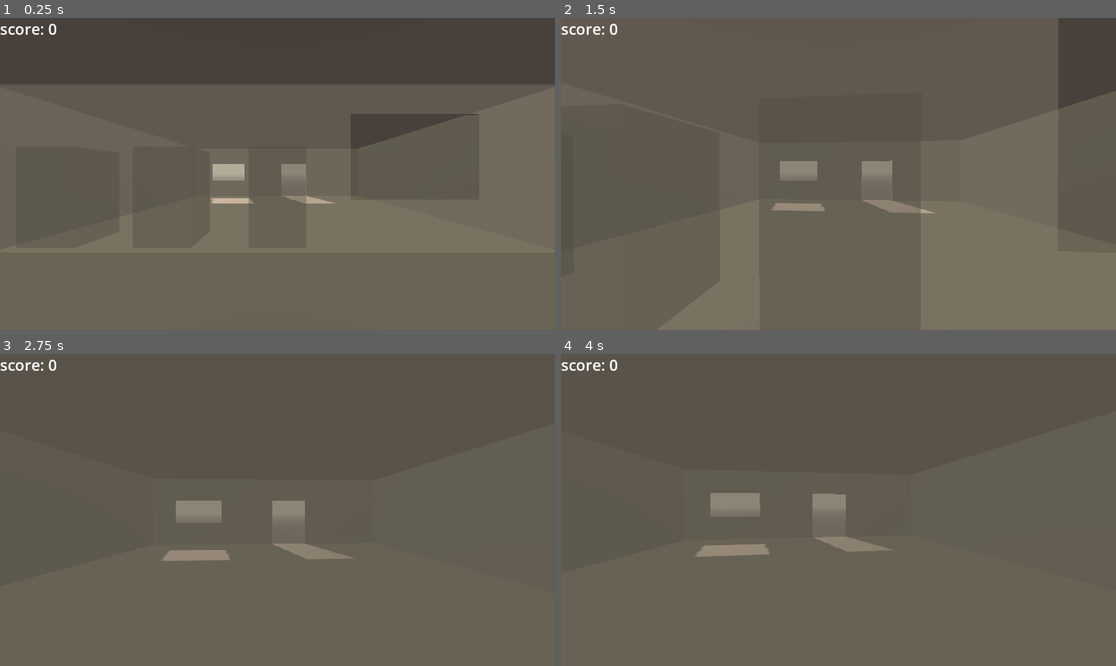
Above: before the commit, frames 1-4 (two rows, left to right).
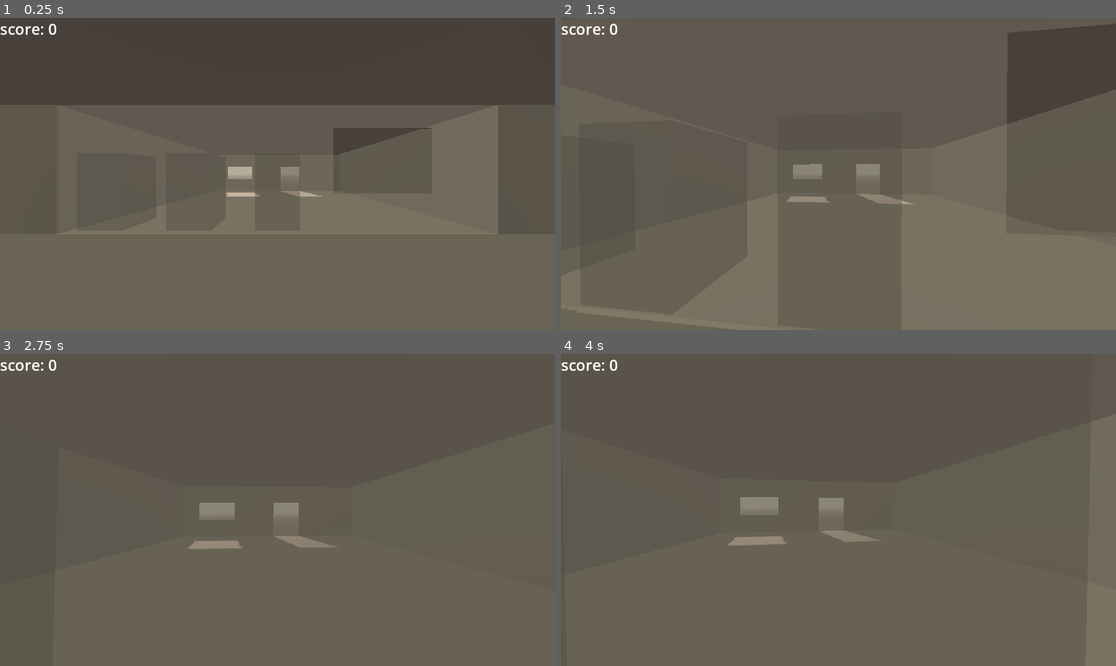
Above: after the commit, the same moments.

Repository: Sunday-Studio-Team/cafe
Game: Godot game, scene res://main.tscn
The game is run twice, just before and just after one commit, with the same random seed, the same clock (stepped at 60 frames per second) and the same inputs.
Inputs (mouse positions are in pixels of both pictures, inside the frame that each line leads up to):
- Up to frame 1 (0.25 s): no input
- Up to frame 2 (1.5 s): tap Enter at 0.5 s; move the mouse to (866, 174) at 0.52 s; hold W (move_forward) from 0.53 s (still down); tap E (interact, bound only after the commit) at 0.6, 1.35 s; move the mouse to (810, 174) at 1.27 s
- Up to frame 3 (2.75 s): keep holding W (move_forward); move the mouse to (288, 503) at 2.02 s; tap I at 2.1 s; tap E (interact, bound only after the commit) at 2.3 s
- Up to frame 4 (4 s): keep holding W (move_forward); tap Space at 2.75 s; move the mouse to (832, 516) at 2.77 s; tap E (interact, bound only after the commit) at 2.85, 3.6 s; tap Enter at 3.5 s; move the mouse to (877, 513) at 3.52 s

The runs differ from the first frame. In frame 1, 8.1% of the frame differs, in the area x 0-100%, y 21-70%; in frame 2, 4.2%; in frame 3, 1.6%; in frame 4, 1.8%.

Commit message:
create Interactable class, add UI showing hovered interactable
also some small refactoring, adjusting camera fov, etc

Diff:
--- a/godot/global.gd
+++ b/godot/global.gd
@@ -5,6 +5,7 @@
 @export_dir var drinks_folder_path: String
 
 var player: Player
+var hovered_interactable: Interactable
 var main_scene: Node3D
 var customer_entry_spot: Marker3D
 var customer_leaving_spot: Marker3D
--- /dev/null
+++ b/godot/interactable.gd
@@ -0,0 +1,39 @@
+class_name Interactable
+extends Area3D
+
+# interact functionality can either be defined by extending this script
+# and modifying _on_interact(), or by connecting this signal to a function
+# in another script
+signal interacted
+
+## the name that will show in UI for this interactable
+@export var display_name: String
+## enabled to make this interactable disable itself after interacting
+@export var one_time_only := false
+## how long this interactable should be disabled after interacting
+## (if not onetimeonly)
+@export var lockout_length: float = 1.0
+
+var enabled := true
+
+
+func _ready() -> void:
+	interacted.connect(_on_interact)
+
+
+func _physics_process(_delta: float) -> void:
+	if Global.hovered_interactable != self or not enabled:
+		return
+
+	if Input.is_action_just_pressed("interact"):
+		interacted.emit()
+
+
+# NOTE: all this lockout stuff is a bit untested tbh lol
+# (also probably a more elegant way to do things than this)
+func _on_interact() -> void:
+	Global.hovered_interactable = null
+	enabled = false
+	if not one_time_only:
+		await get_tree().create_timer(lockout_length, false).timeout
+		enabled = true
--- a/godot/machine.gd
+++ b/godot/machine.gd
@@ -7,8 +7,8 @@
 @export var customer_order_indicator: Label3D
 @export var final_order_indicator: Label3D
 @export var score_label: Label3D
-@export var accept_button: StaticBody3D
-@export var reject_button: StaticBody3D
+@export var accept_button: Interactable
+@export var reject_button: Interactable
 @export var waiting_approval_indicator: Label3D
 @export var making_drink_text: Label3D
 
@@ -36,6 +36,9 @@
 	score_label.hide()
 	customer_order_indicator.hide()
 	final_order_indicator.hide()
+
+	accept_button.interacted.connect(_on_accept_button_presssed)
+	reject_button.interacted.connect(_on_reject_button_pressed)
 
 
 func _physics_process(_delta: float) -> void:
@@ -92,9 +95,9 @@
 	waiting_for_response = true
 
 
-func _on_accept_button_input_event(camera: Node, event: InputEvent, event_position: Vector3, normal: Vector3, shape_idx: int) -> void:
+func _on_accept_button_presssed() -> void:
 	print("Accept was clicked")
-	if(!waiting_for_response or completed_order == null):
+	if (!waiting_for_response or completed_order == null):
 		return
 	final_order_indicator.text = "order approved! \n dispensing drink to customer"
 	score_drink()
@@ -108,9 +111,9 @@
 	print("order finished")
 
 
-func _on_reject_button_input_event(camera: Node, event: InputEvent, event_position: Vector3, normal: Vector3, shape_idx: int) -> void:
+func _on_reject_button_pressed() -> void:
 	print("Reject was clicked")
-	if(!waiting_for_response or timer.time_left > 0):
+	if (!waiting_for_response or timer.time_left > 0):
 		return
 	final_order_indicator.text = "order rejected! \n making a new drink"
 	timer.start()
--- a/godot/machine.tscn
+++ b/godot/machine.tscn
@@ -4,6 +4,7 @@
 [ext_resource type="Texture2D" uid="uid://c8wchhdcqcgxp" path="res://progress_bar/under.png" id="2_loq51"]
 [ext_resource type="Texture2D" uid="uid://de1p7ebvbes8h" path="res://progress_bar/over.png" id="3_ioi8x"]
 [ext_resource type="Texture2D" uid="uid://6n4q56tell6g" path="res://progress_bar/progress.png" id="4_llj37"]
+[ext_resource type="Script" uid="uid://cku66354bxktd" path="res://interactable.gd" id="5_ioi8x"]
 
 [sub_resource type="StandardMaterial3D" id="StandardMaterial3D_lp1hx"]
 transparency = 1
@@ -24,7 +25,7 @@
 size = Vector3(0.22, 0.15, 0.3)
 
 [sub_resource type="BoxShape3D" id="BoxShape3D_loq51"]
-size = Vector3(0.22, 0.15, 0.3)
+size = Vector3(0.5, 0.5, 0.25)
 
 [sub_resource type="StandardMaterial3D" id="StandardMaterial3D_ioi8x"]
 albedo_color = Color(1, 0.37254903, 0.35686275, 1)
@@ -95,10 +96,13 @@
 text = "+1"
 font_size = 64
 
-[node name="AcceptButton" type="StaticBody3D" parent="." unique_id=1768371020]
+[node name="AcceptButton" type="Area3D" parent="." unique_id=600817850]
 transform = Transform3D(1, 0, 0, 0, 1, 0, 0, 0, 1, 0.25, 0.774, 1.0090001)
 collision_layer = 2
 collision_mask = 0
+script = ExtResource("5_ioi8x")
+display_name = "[color=green]accept button"
+metadata/_custom_type_script = "uid://cku66354bxktd"
 
 [node name="MeshInstance3D" type="MeshInstance3D" parent="AcceptButton" unique_id=900902096]
 mesh = SubResource("BoxMesh_ioi8x")
@@ -106,10 +110,13 @@
 [node name="CollisionShape3D" type="CollisionShape3D" parent="AcceptButton" unique_id=1423337175]
 shape = SubResource("BoxShape3D_loq51")
 
-[node name="RejectButton" type="StaticBody3D" parent="." unique_id=1834573486]
+[node name="RejectButton" type="Area3D" parent="." unique_id=410108366]
 transform = Transform3D(1, 0, 0, 0, 1, 0, 0, 0, 1, -0.255, 0.774, 1.0090001)
 collision_layer = 2
 collision_mask = 0
+script = ExtResource("5_ioi8x")
+display_name = "[color=red]reject button"
+metadata/_custom_type_script = "uid://cku66354bxktd"
 
 [node name="MeshInstance3D" type="MeshInstance3D" parent="RejectButton" unique_id=160359694]
 mesh = SubResource("BoxMesh_llj37")
@@ -122,6 +129,3 @@
 text = "order complete!
 waiting for approval ^"
 font_size = 16
-
-[connection signal="input_event" from="AcceptButton" to="." method="_on_accept_button_input_event"]
-[connection signal="input_event" from="RejectButton" to="." method="_on_reject_button_input_event"]
--- a/godot/main.tscn
+++ b/godot/main.tscn
@@ -119,9 +119,10 @@
 [node name="Player" parent="." unique_id=1025923804 instance=ExtResource("4_1bvp3")]
 transform = Transform3D(1, 0, 0, 0, 1, 0, 0, 0, 1, 0, 0, 8)
 
-[node name="UI" type="CanvasLayer" parent="." unique_id=1922723680 node_paths=PackedStringArray("score_label")]
+[node name="UI" type="CanvasLayer" parent="." unique_id=1922723680 node_paths=PackedStringArray("score_label", "interactable_label")]
 script = ExtResource("5_lquwl")
 score_label = NodePath("MarginContainer/Score")
+interactable_label = NodePath("MarginContainer/Interactable")
 
 [node name="MarginContainer" type="MarginContainer" parent="UI" unique_id=192377891]
 anchors_preset = 15
@@ -129,6 +130,7 @@
 anchor_bottom = 1.0
 grow_horizontal = 2
 grow_vertical = 2
+mouse_filter = 2
 
 [node name="Score" type="Label" parent="UI/MarginContainer" unique_id=103958680]
 layout_mode = 2
@@ -136,6 +138,15 @@
 size_flags_vertical = 0
 theme_override_font_sizes/font_size = 32
 text = "score: 0"
+
+[node name="Interactable" type="RichTextLabel" parent="UI/MarginContainer" unique_id=644757301]
+layout_mode = 2
+mouse_filter = 2
+theme_override_font_sizes/normal_font_size = 32
+bbcode_enabled = true
+text = "[E] interact"
+horizontal_alignment = 1
+vertical_alignment = 1
 
 [node name="PauseMenu" type="CanvasLayer" parent="." unique_id=359855339]
 process_mode = 3
--- a/godot/player.gd
+++ b/godot/player.gd
@@ -1,6 +1,3 @@
-# NOTE: this is mostly copied from another project so probably has some
-# unused stuff
-#	- jack
 class_name Player
 extends CharacterBody3D
 
@@ -22,12 +19,9 @@
 var pos_last_physics_frame: Vector3
 var dist_travelled_since_last_step: float
 
-@onready var hands: Area3D = %Hands
-
 
 func _ready() -> void:
 	Global.player = self
-	#Global.player_hands = hands
 	Input.mouse_mode = Input.MOUSE_MODE_CAPTURED
 
 
@@ -35,6 +29,7 @@
 	handle_mouselook()
 	handle_movement(delta)
 	handle_gravity(delta)
+	handle_hovered_interactable()
 	handle_footstep_sounds()
 	move_and_slide()
 
@@ -42,9 +37,6 @@
 func _unhandled_input(event: InputEvent) -> void:
 	if event is InputEventMouseMotion and Input.get_mouse_mode() == Input.MOUSE_MODE_CAPTURED:
 		mouse_delta += event.screen_relative * mouse_sens
-
-	if event is InputEventMouseButton:
-		handle_click(event)
 
 
 func handle_mouselook() -> void:
@@ -54,12 +46,6 @@
 	rotation_degrees.y -= mouse_delta.x
 
 	mouse_delta = Vector2.ZERO
-
-
-func handle_click(event) -> void:
-	var clicked_object: CollisionObject3D = aiming_ray.get_collider()
-	if(clicked_object != null and clicked_object is CollisionObject3D and aiming_ray.is_colliding() and event.button_mask == 1):
-		clicked_object.input_event.emit(null, event, aiming_ray.get_collision_point(), aiming_ray.get_collision_normal(), 0)
 
 
 func handle_movement(delta: float) -> void:
@@ -88,6 +74,17 @@
 	velocity.y += get_gravity().y * delta
 
 
+func handle_hovered_interactable() -> void:
+	var collider = aiming_ray.get_collider()
+	# NOTE: ideally we can rework something to remove this visible check,
+	# but seems like Area3Ds (which Interactable inherits) dont stop colliding
+	# with raycasts even when invisible 🤔
+	if collider is Interactable and collider.enabled and collider.visible:
+		Global.hovered_interactable = collider
+	else:
+		Global.hovered_interactable = null
+
+
 func handle_footstep_sounds() -> void:
 	if get_last_motion() == Vector3.ZERO:
 		dist_travelled_since_last_step = 0
--- a/godot/player.tscn
+++ b/godot/player.tscn
@@ -5,9 +5,6 @@
 [sub_resource type="CapsuleShape3D" id="CapsuleShape3D_onrkg"]
 radius = 0.25
 height = 1.7
-
-[sub_resource type="BoxShape3D" id="BoxShape3D_4flbx"]
-size = Vector3(0.5, 0.5, 0.75)
 
 [node name="Player" type="CharacterBody3D" unique_id=1025923804 node_paths=PackedStringArray("camera", "aiming_ray")]
 script = ExtResource("1_4flbx")
@@ -20,16 +17,11 @@
 
 [node name="Camera3D" type="Camera3D" parent="." unique_id=2046988330]
 transform = Transform3D(1, 0, 0, 0, 1, 0, 0, 0, 1, 0, 1.4, 0)
+fov = 90.0
 
 [node name="RayCast3D" type="RayCast3D" parent="Camera3D" unique_id=1327192755]
-transform = Transform3D(1, 0, 0, 0, -4.371139e-08, -1, 0, 1, -4.371139e-08, 0, -0.00467813, 0)
-target_position = Vector3(0, -2, 0)
+transform = Transform3D(1, 0, 0, 0, 1, 0, 0, 0, 1, 0, -0.00467813, 0)
+target_position = Vector3(0, 0, -3)
 collision_mask = 2
-
-[node name="Hands" type="Area3D" parent="Camera3D" unique_id=891143223]
-unique_name_in_owner = true
-transform = Transform3D(1, 0, 0, 0, 1, 0, 0, 0, 1, 0, -1.4, 0)
-
-[node name="CollisionShape3D" type="CollisionShape3D" parent="Camera3D/Hands" unique_id=1960019624]
-transform = Transform3D(1, 0, 0, 0, 1, 0, 0, 0, 1, 0, 1.3, -1.1)
-shape = SubResource("BoxShape3D_4flbx")
+collide_with_areas = true
+collide_with_bodies = false
--- a/godot/project.godot
+++ b/godot/project.godot
@@ -19,6 +19,10 @@
 
 Events="*uid://bwnrp1mvuxrhd"
 Global="*uid://bsobghkg5y0nh"
+
+[editor_plugins]
+
+enabled=PackedStringArray("res://addons/GDQuest_GDScript_formatter/plugin.cfg")
 
 [input]
 
@@ -47,6 +51,11 @@
 "events": [Object(InputEventKey,"resource_local_to_scene":false,"resource_name":"","device":-1,"window_id":0,"alt_press …(195 unchanged characters)…
 ]
 }
+interact={
+"deadzone": 0.2,
+"events": [Object(InputEventKey,"resource_local_to_scene":false,"resource_name":"","device":-1,"window_id":0,"alt_pressed":false,"shift_pressed":false,"ctrl_pressed":false,"meta_pressed":false,"pressed":false,"keycode":0,"physical_keycode":69,"key_label":0,"unicode":101,"location":0,"echo":false,"script":null)
+]
+}
 
 [physics]
 
--- a/godot/ui.gd
+++ b/godot/ui.gd
@@ -1,7 +1,16 @@
 extends CanvasLayer
 
 @export var score_label: Label
+@export var interactable_label: RichTextLabel
 
 
 func _physics_process(_delta: float) -> void:
 	score_label.text = "score: " + str(Global.score)
+	if Global.hovered_interactable != null:
+		interactable_label.text = (
+			"[E] interact - "
+			+ Global.hovered_interactable.display_name
+		)
+		interactable_label.show()
+	else:
+		interactable_label.hide()
Not shown, added: godot/interactable.gd.uid
